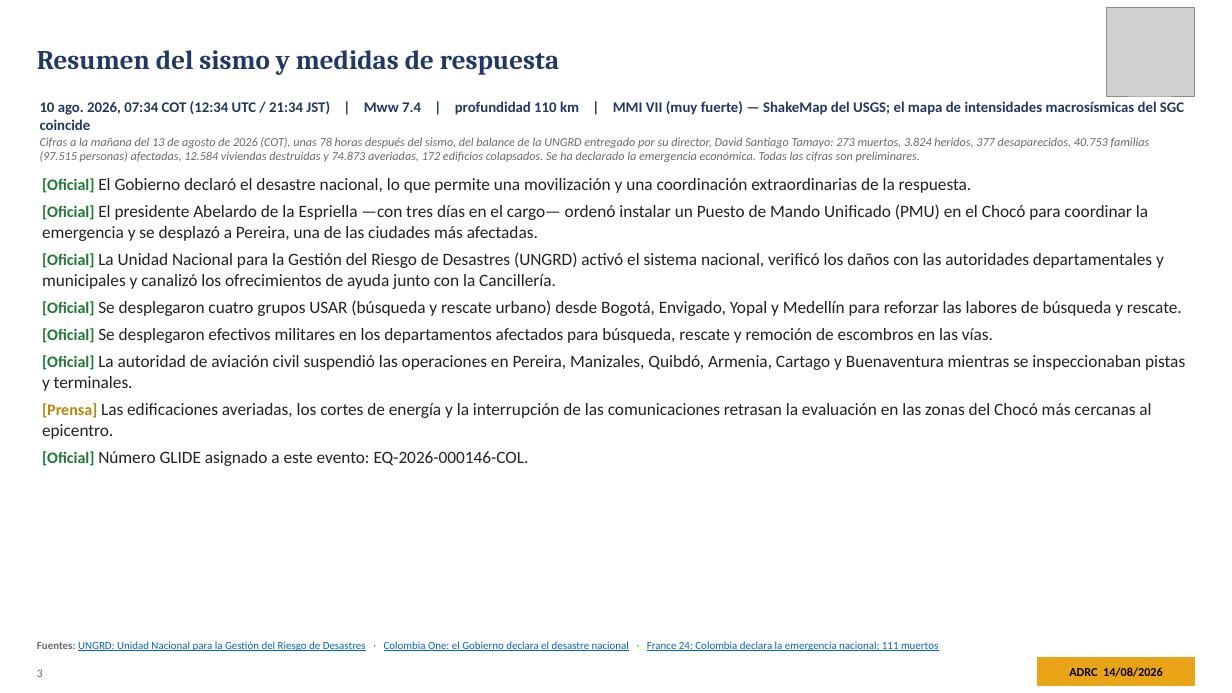
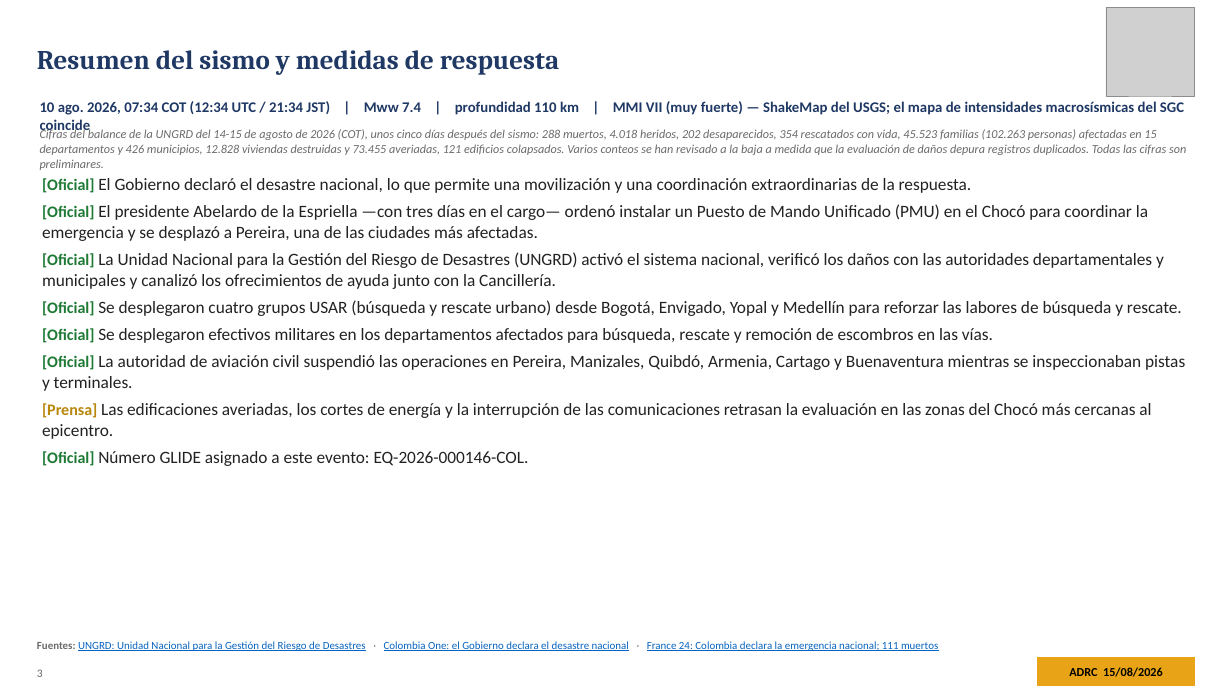
Before and after one commit to kochobi-max/whatsmap, a slide deck: slide 3 of reports/colombia_eq_20260810/output/ADRC_EQ_COL_Choco_20260810_ES.pptx. Drawn at 1232x693 pixels with LibreOffice and Linux fonts; fonts in the diff are those of the drawing; grey boxes stand for pictures. Boxes give left, top, right and bottom in pixels: in the first picture for what was removed or moved away, otherwise in the second. Text is boxed around its words. In the diff, an @@ line names an element or a change of style, - is before the commit and + after.

```diff
--- a/reports/colombia_eq_20260810/output/ADRC_EQ_COL_Choco_20260810_ES.pptx
+++ b/reports/colombia_eq_20260810/output/ADRC_EQ_COL_Choco_20260810_ES.pptx
@@ text at bbox=[40, 128, 1186, 170]: text changed @@
-Cifras a la mañana del 13 de agosto de 2026 (COT), unas 78 horas después del sismo, del balance de la UNGRD entregado por su director, David Santiago Tamayo: 273 muertos, 3.824 heridos, 377 desaparecidos, 40.753 familias (97.515 personas) afectadas, 12.584 viviendas destruidas y 74.873 averiadas, 172 edificios colapsados. Se ha declarado la emergencia económica. Todas las cifras son preliminares.
+Cifras del balance de la UNGRD del 14-15 de agosto de 2026 (COT), unos cinco días después del sismo: 288 muertos, 4.018 heridos, 202 desaparecidos, 354 rescatados con vida, 45.523 familias (102.263 personas) afectadas en 15 departamentos y 426 municipios, 12.828 viviendas destruidas y 73.455 averiadas, 121 edificios colapsados. Varios conteos se han revisado a la baja a medida que la evaluación de daños depura registros duplicados. Todas las cifras son preliminares.
@@ text at bbox=[1069, 667, 1163, 677]: text changed @@
-ADRC 14/08/2026
+ADRC 15/08/2026
```
Also in this commit, not shown: 32 other slides changed, 2 slides added, 8 other files.
